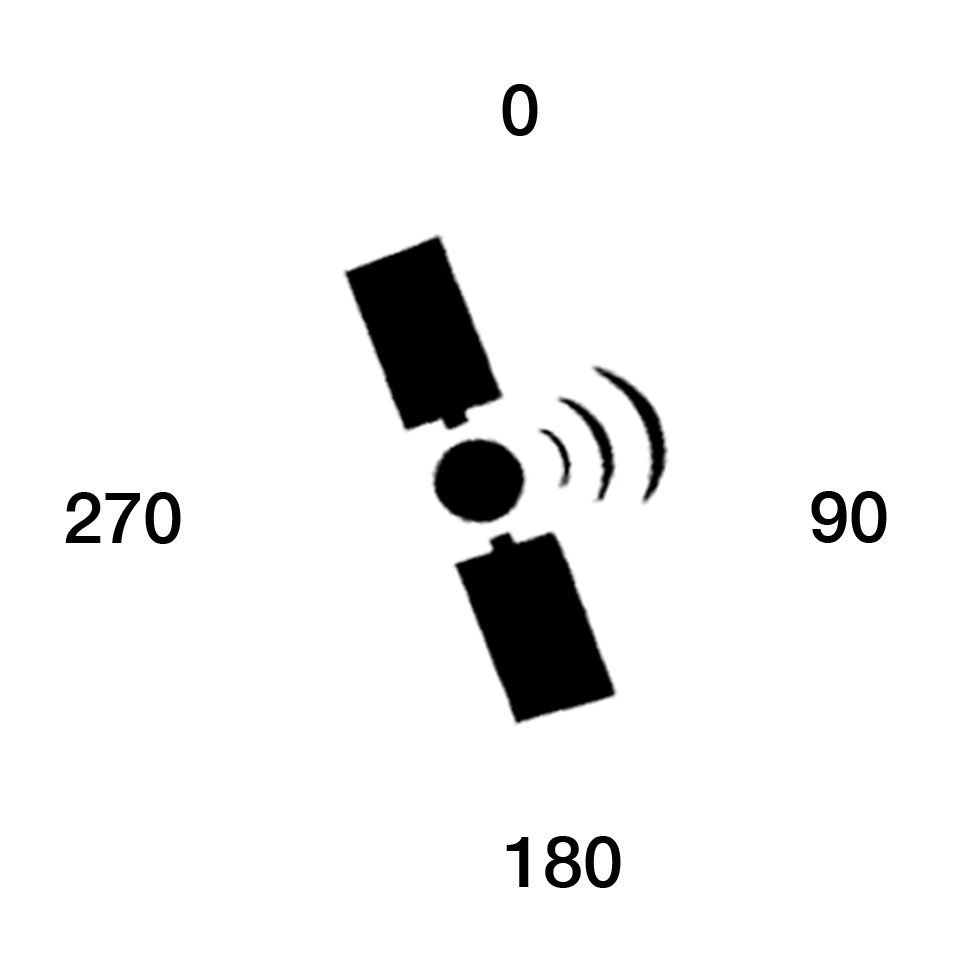
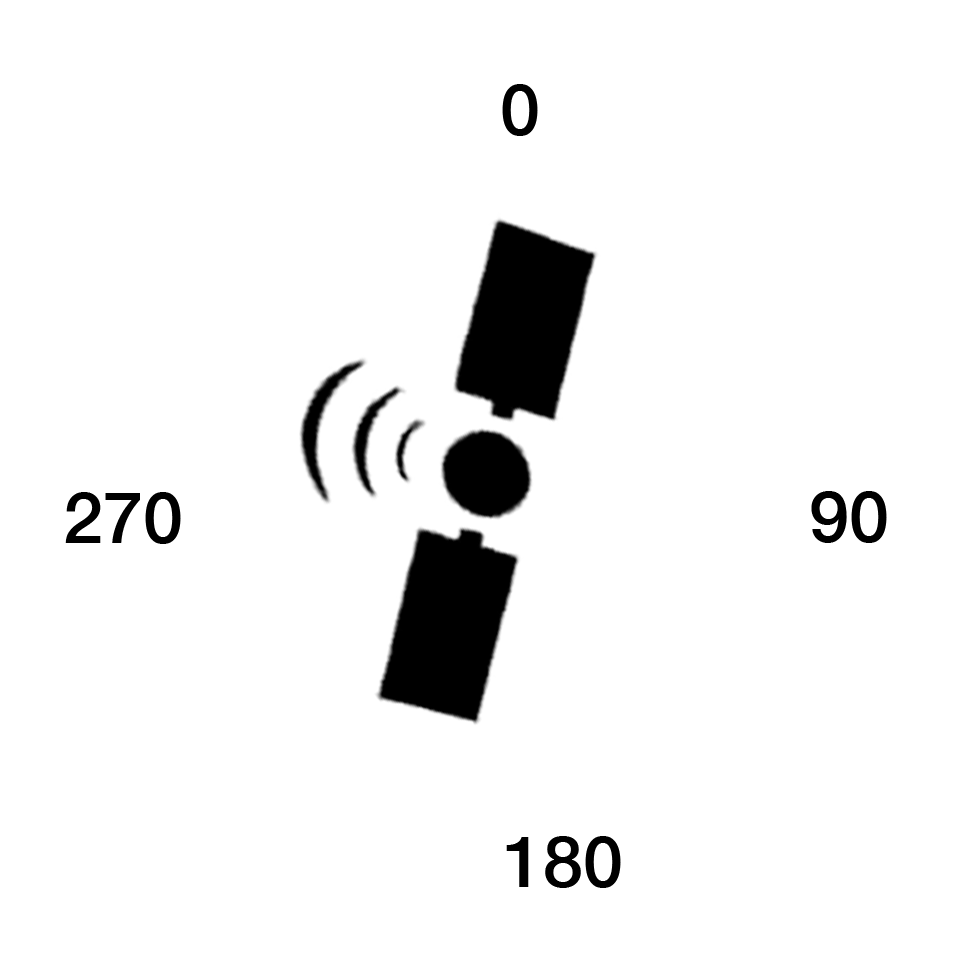
Revision of a layered 979 x 979 image; what changed, layer by layer:
added group "Version 2 descending" with 15 layers above "Version 2" over bbox(299, 217, 670, 727)
added group "Satellite+" with 6 layers in group "Version 2 descending" over bbox(299, 217, 601, 726)
added layer "Satellite" (1st of 3, in "Version 2 descending" › "Satellite+") in group "Satellite+" over bbox(299, 217, 601, 726)
added group "Other stuff" with 7 layers in group "Version 2 descending" over bbox(299, 217, 670, 727)
hid group "Version 2" (13 layers) over bbox(299, 217, 670, 727)